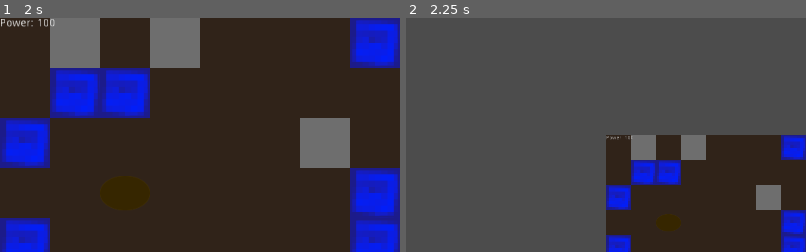
Above: before the commit, frames 1-2 (left to right).
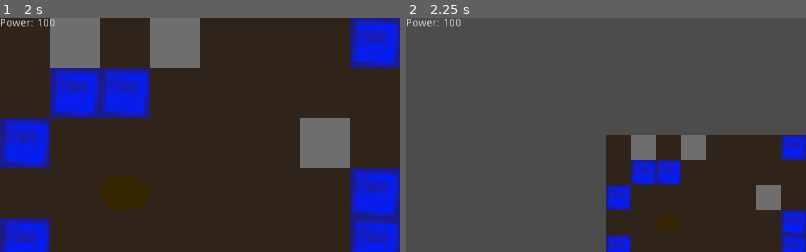
Above: after the commit, the same moments.

Repository: BigAwesome/SpringJam2D
Game: Godot game, scene res://scenes/game.tscn
Two runs of this game, one before a commit and one after it. Both use one fixed random seed, a clock stepped at 60 frames per second and the inputs below.
Inputs (mouse positions are % of the whole screen's width and height, from its top left):
- Up to frame 1 (2 s): tap Enter at 0.5 s; move the mouse to (72, 45) at 0.52 s; press the mouse at (72, 45) at 0.53 s; tap Space at 1.25 s; move the mouse to (30, 55) at 1.27 s; release the mouse at (30, 55) at 1.28 s; right-click (30, 55) at 1.35 s; click (30, 55) at 1.42 s
- Up to frame 2 (2.25 s): tap Enter at 2 s; move the mouse to (60, 28) at 2.02 s; tap Mouse wheel down (mouse_wheel_down) at 2.1 s; click (60, 28) at 2.17 s
The pictures show only the part of the screen within x 0-50%, y 0-50%; the shares and areas given below are measured in that part.

Frame 1 is identical in both runs. In frame 2, 0.2% of the frame differs, in the area x 0-57%, y 0-53%.

Commit message:
attach score to the camera

Diff:
--- a/scenes/game.tscn
+++ b/scenes/game.tscn
@@ -18,8 +18,9 @@
 position = Vector2( 512, 300 )
 script = ExtResource( 1 )
 
-[node name="Score" parent="Camera2D" groups=["Score"] instance=ExtResource( 5 )]
-margin_left = -512.0
-margin_top = -300.0
-margin_right = -512.0
-margin_bottom = -268.0
+[node name="CanvasLayer" type="CanvasLayer" parent="Camera2D"]
+
+[node name="Score" parent="Camera2D/CanvasLayer" groups=["Score"] instance=ExtResource( 5 )]
+anchor_right = 0.0
+anchor_bottom = 0.0
+margin_bottom = 32.0
